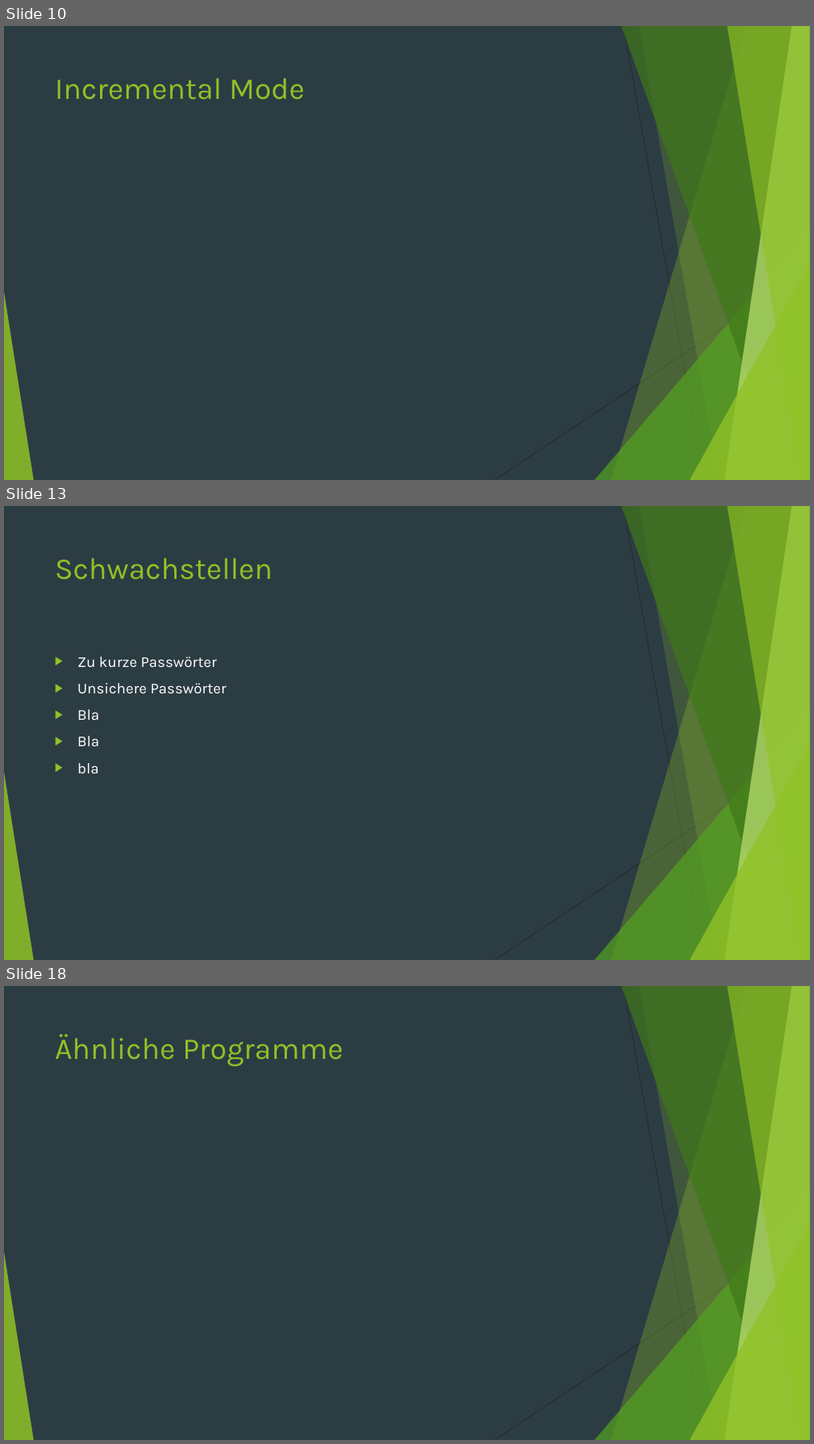
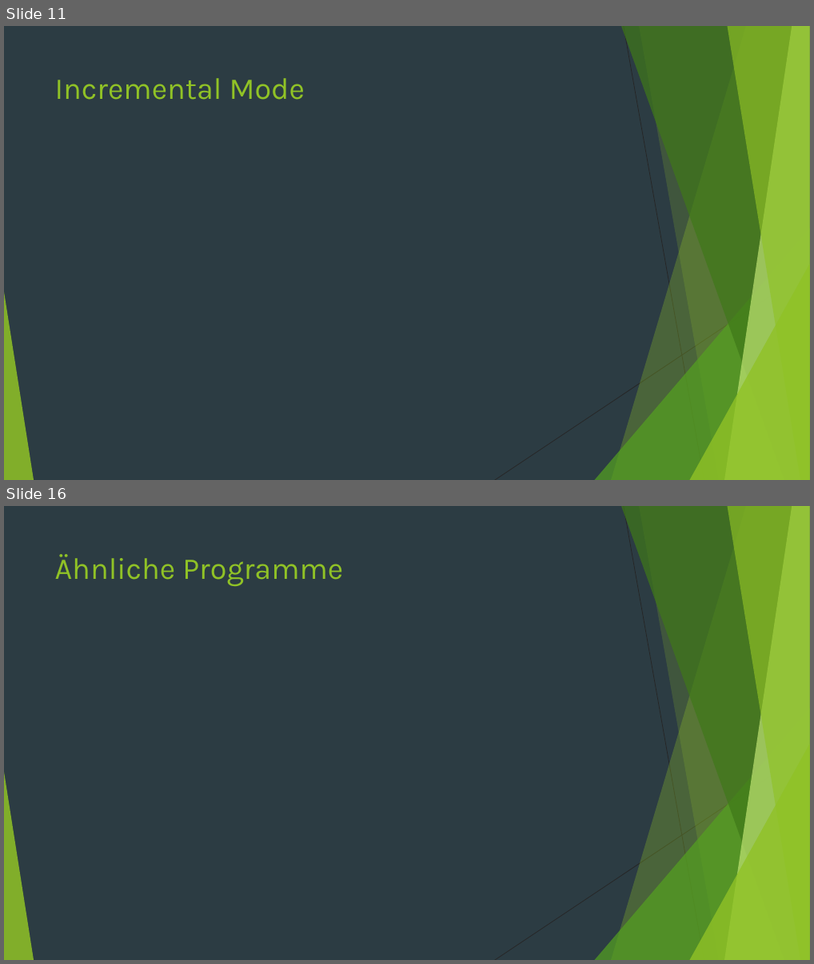
Before and after one commit to StefanSchuck/JohnTheRipperVortrag, a slide deck: Vortrag.pptx. Shown one above the other, each under a label of ours: slides 10, 13 and 18 before the commit, slides 11 and 16 after it; the slides between them are not shown. The pictures are 814x1444 and 814x964 pixels, drawn with LibreOffice and Linux fonts; fonts in the diff are those of the drawing. Boxes give left, top, right and bottom in pixels: in the first picture for what was removed or moved away, otherwise in the second. Text is boxed around its words. In the diff, an @@ line names an element or a change of style, - is before the commit and + after.

```diff
--- a/Vortrag.pptx
+++ b/Vortrag.pptx
@@ slide 13 removed at bbox=[4, 506, 810, 960], background #2C3C43; not listed: 10 template elements that a slide beside it also shows @@
@@ title removed at bbox=[55, 558, 273, 580] @@
-Schwachstellen
@@ text removed at bbox=[78, 656, 226, 773] @@
-▶ Zu kurze Passwörter
-▶ Unsichere Passwörter
-▶ Bla
-▶ Bla
-▶ bla
@@ what was slide 10 is now slide 11 @@
@@ what was slide 18 is now slide 16 @@
```
Also in this commit, not shown: 9 slides changed, 3 slides added, 4 other slides removed, 1 other file.
